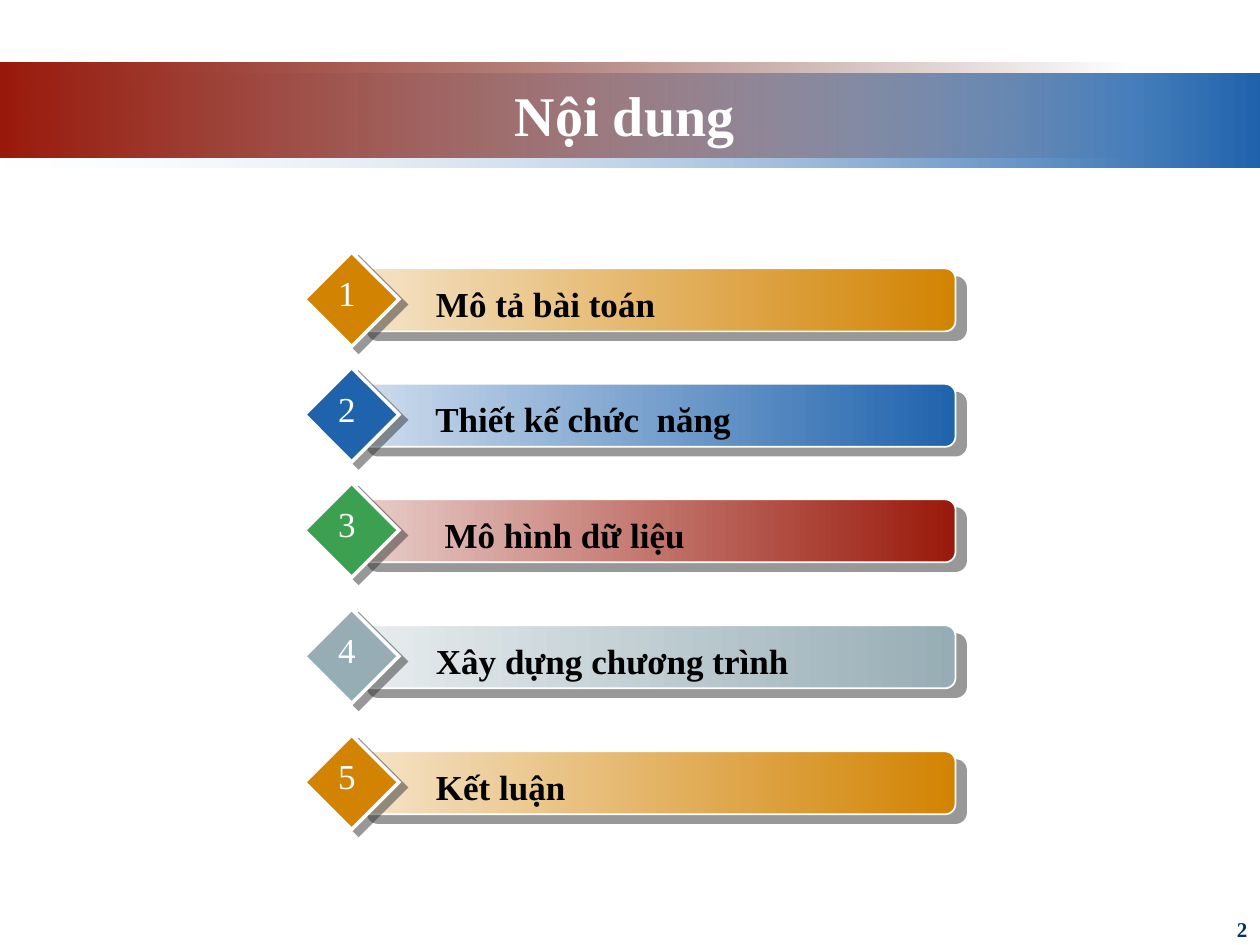
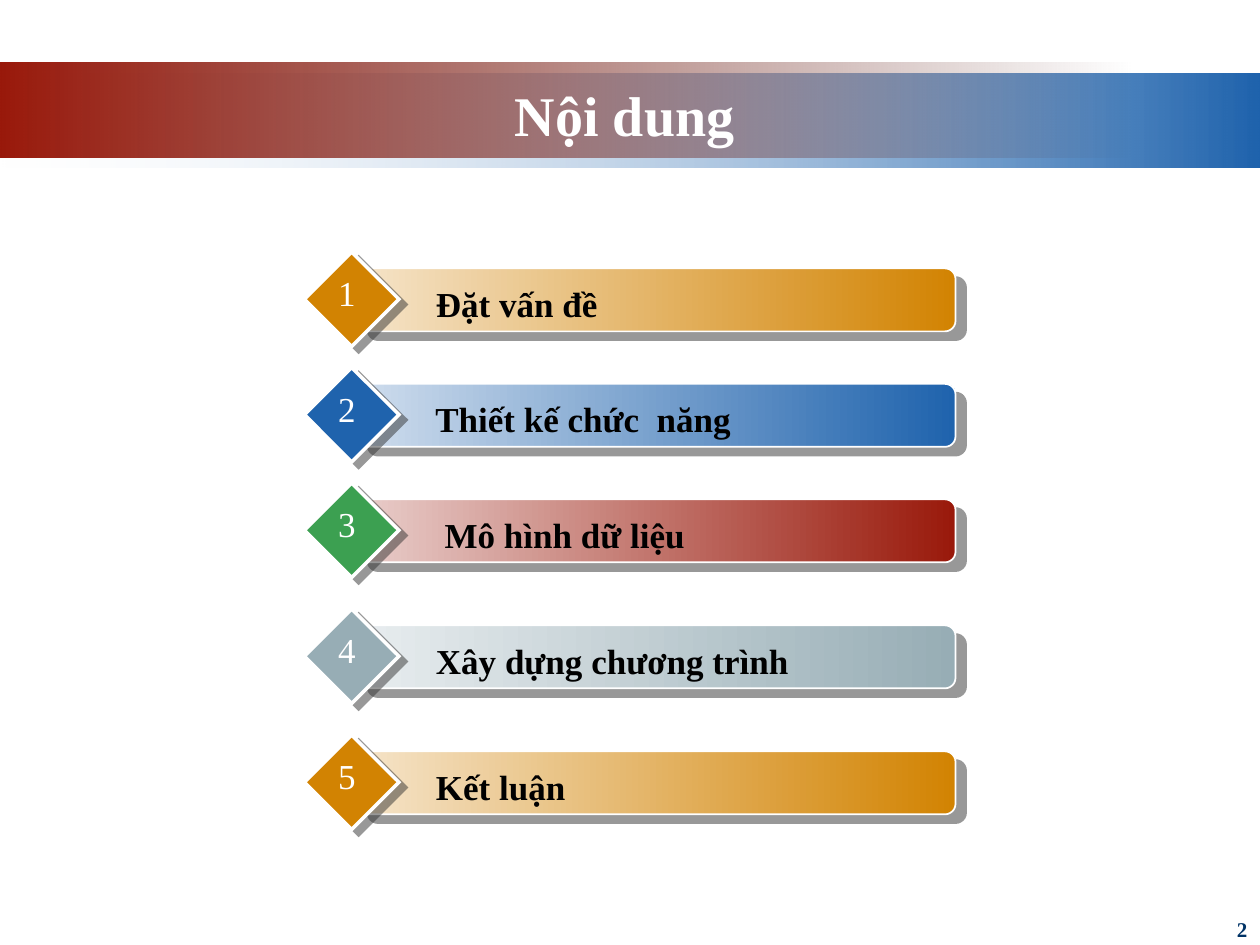
Before and after one commit to giangdoan164/Do_an, a slide deck: slide 2 of docs/Thuyết trình/Thuyết Trình.pptx. Drawn at 1260x945 pixels with LibreOffice and Linux fonts; fonts in the diff are those of the drawing. Boxes give left, top, right and bottom in pixels: in the first picture for what was removed or moved away, otherwise in the second. Text is boxed around its words. In the diff, an @@ line names an element or a change of style, - is before the commit and + after.

```diff
--- a/docs/Thuyết trình/Thuyết Trình.pptx
+++ b/docs/Thuyết trình/Thuyết Trình.pptx
@@ text at box(436, 291, 597, 324): text changed @@
-Mô tả bài toán
+Đặt vấn đề
```
Also in this commit, not shown: 7 other slides changed, 1 slide added, 3 slides removed, 27 other files.
